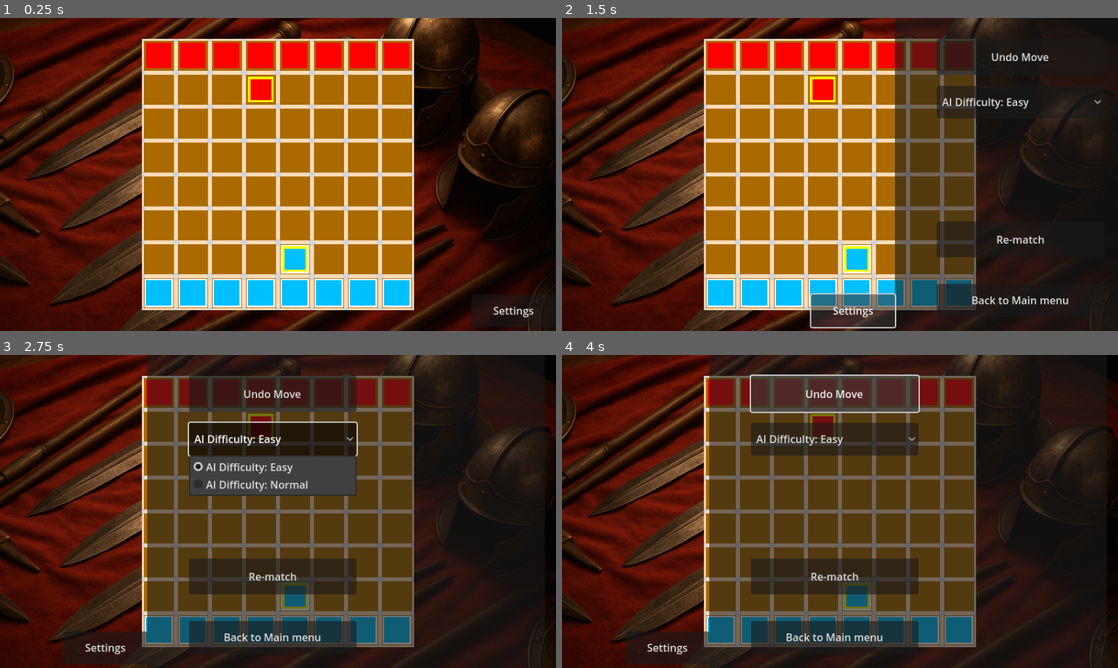
Above: before the commit, frames 1-4 (two rows, left to right).
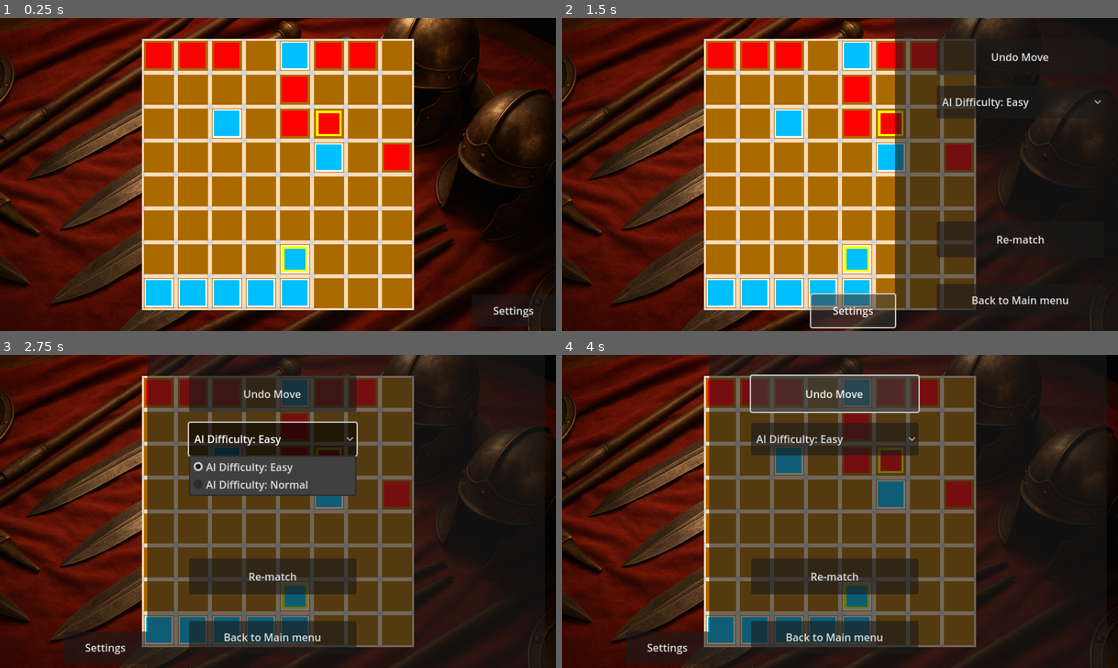
Above: after the commit, the same moments.

Repository: Charckle/ludox
Game: Godot game, scene res://objects/levels/basic/basic_lvl.tscn
The game is run twice, just before and just after one commit, with the same random seed, the same clock (stepped at 60 frames per second) and the same inputs. This scene is started directly instead of the project's main scene.
Inputs (mouse positions are in pixels of both pictures, inside the frame that each line leads up to):
- Up to frame 1 (0.25 s): no input
- Up to frame 2 (1.5 s): tap Enter at 0.5 s; move the mouse to (962, 158) at 0.52 s; click (962, 158) at 0.67 s; click "Settings" at 1.25 s
- Up to frame 3 (2.75 s): click "AI Difficulty: Easy" at 2 s
- Up to frame 4 (4 s): click "AI Difficulty: Easy" at 2.75 s; click "Undo Move" at 3.5 s

The runs differ from the first frame. In frame 1, 5.7% of the frame differs, in the area x 38-74%, y 7-93%; in frame 2, 5.2%; in frame 3, 3.2%; in frame 4, 4.3%.

Commit message:
fixed falanx, again

Diff:
--- a/objects/city/city.tscn
+++ b/objects/city/city.tscn
@@ -282,21 +282,21 @@
 position = Vector2(80, 0)
 
 [node name="Soldier4" parent="soldiers" instance=ExtResource("3_sgfal")]
-position = Vector2(120, 0)
+position = Vector2(160, 40)
 
 [node name="Soldier5" parent="soldiers" instance=ExtResource("3_sgfal")]
-position = Vector2(160, 0)
+position = Vector2(160, 80)
 
 [node name="Soldier6" parent="soldiers" instance=ExtResource("3_sgfal")]
 position = Vector2(200, 0)
 
 [node name="Soldier7" parent="soldiers" instance=ExtResource("3_sgfal")]
-position = Vector2(280, 0)
+position = Vector2(280, 120)
 
 [node name="Soldier8" parent="soldiers" instance=ExtResource("3_sgfal")]
 
 [node name="Soldier18" parent="soldiers" instance=ExtResource("3_sgfal")]
-position = Vector2(120, 40)
+position = Vector2(200, 80)
 dux = true
 
 [node name="Soldier9" parent="soldiers" instance=ExtResource("3_sgfal")]
@@ -312,15 +312,15 @@
 player = 2
 
 [node name="Soldier12" parent="soldiers" instance=ExtResource("3_sgfal")]
-position = Vector2(240, 280)
+position = Vector2(200, 120)
 player = 2
 
 [node name="Soldier13" parent="soldiers" instance=ExtResource("3_sgfal")]
-position = Vector2(280, 280)
+position = Vector2(160, 0)
 player = 2
 
 [node name="Soldier14" parent="soldiers" instance=ExtResource("3_sgfal")]
-position = Vector2(200, 280)
+position = Vector2(80, 80)
 player = 2
 
 [node name="Soldier15" parent="soldiers" instance=ExtResource("3_sgfal")]
--- a/objects/city/xxi.gd
+++ b/objects/city/xxi.gd
@@ -359,6 +359,8 @@
 		unit_sourounding_tiles.erase(xyz_pos)
 		# erase the next one
 		unit_sourounding_tiles.erase(next_position)
+
+		var diff_vector = null
 		if len(unit_sourounding_tiles) > 1:
 			var left_side_pos = unit_sourounding_tiles[0]
 			var right_side_pos = unit_sourounding_tiles[1]
@@ -372,28 +374,27 @@
 			if mlist.has(null) and mlist.count(null) < mlist.size():
 				if unit_l == null:
 					if unit_r.player == my_player and unit_r.position_grid != start_coord:
-						testudo_side = right_side_pos
+						testudo_side = right_side_pos # position of the unit
 				elif unit_r == null:
 					if unit_l.player == my_player and unit_l.position_grid != start_coord:
-						testudo_side = left_side_pos
-
-
-		#if testudo_side:
-			#print("teetudo")
-			##print(testudo_side) (7,3)
-			## check if the next unit has our unit on the right side
-			#var unit_pos_testudo_side = next_position + testudo_side
-			#var unit_opos_testudo_side = next_position - testudo_side
-			#var test_no_unit = city.get_soldier_on_position(unit_pos_testudo_side, simulation)
-			#var test_yes_unit = city.get_soldier_on_position(unit_opos_testudo_side, simulation)
-#
-			#if test_no_unit != null and (test_yes_unit == null or test_yes_unit.player != my_player):
-				#testudo_side = false
-				#first_unit = false
+						testudo_side = left_side_pos # position of the unit
+				# get the vector to which you add the central to get hte periferal vector
+				diff_vector = signed_axis(right_side_pos, left_side_pos)
+
+
+		if testudo_side:
+			# check if the next unit has our unit on the right side
+			var unit_pos_testudo_side = next_position + diff_vector
+			var unit_opos_testudo_side = next_position - diff_vector
+			var test_yes_unit = city.get_soldier_on_position(unit_pos_testudo_side, simulation)
+			var test_no_unit = city.get_soldier_on_position(unit_opos_testudo_side, simulation)
+
+			if test_no_unit != null or test_yes_unit == null or test_yes_unit.player != my_player:
+				testudo_side = false
+				first_unit = false
 			#if start_coord in [unit_pos_testudo_side, unit_opos_testudo_side]:
 				#testudo_side = false
 				#first_unit = false
-
 
 	if first_unit and testudo_side:
 		while true:
@@ -421,6 +422,14 @@
 
 	return can_eat
 
+# Unit axis (±1 on the dominant axis) from `from_p` toward `to_p`
+func signed_axis(from_p: Vector2i, to_p: Vector2i) -> Vector2i:
+	var d := to_p - from_p
+	if abs(d.x) >= abs(d.y):
+		return Vector2i(sign(d.x), 0)
+	else:
+		return Vector2i(0, sign(d.y))
+
 func get_direction(start: Vector2, end: Vector2) -> String:
 	var d := end - start
 	if abs(d.x) > abs(d.y):
